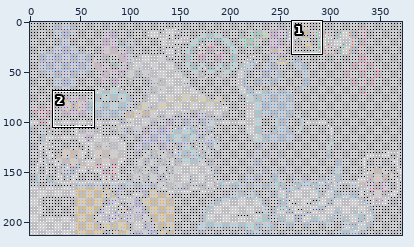
Edited in one commit: sprite sheet (Dotted_Overlay_PNGs/!dotted_BENCH.png). The picture above shows the old version from afar; the outline marks the close-up.
Close-up. The starting point:
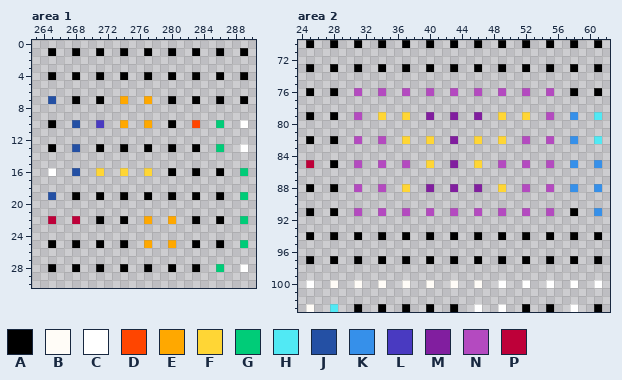
The file is 372x213 pixels. Colours within 5 levels of each other are drawn and written as one. Shown: area 1: x 263..290, y 0..30; area 2: x 24..62, y 70..103. The commit also changed other parts of the picture, which this record leaves out.
Palette (. is transparent): A #000000  B #fffcf7  C #ffffff  D #ff4500  E #ffa800  F #ffd635  G #00cc78  H #51e9f4  J #2450a4  K #3690ea  L #493ac1  M #811e9f  N #b44ac0  P #be0039
Pixels before, area 1, first column x 265:
 1 A..A..A..A..A..A..A..A..A
 2 .........................
 3 .........................
 4 A..A..A..A..A..A..A..A..A
 5 .........................
 6 .........................
 7 J..A..A..E..E..A..A..A..A
 8 .........................
 9 .........................
10 A..J..L..E..E..A..D..G..C
11 .........................
12 .........................
13 A..J..A..A..A..A..A..G..C
14 .........................
15 .........................
16 C..J..F..F..F..A..A..A..G
17 .........................
18 .........................
19 J..A..A..A..A..A..A..A..G
20 .........................
21 .........................
22 P..P..A..A..E..E..A..A..G
23 .........................
24 .........................
25 A..A..A..A..E..E..A..A..G
26 .........................
27 .........................
28 A..A..A..A..A..A..A..G..C
Pixels before, area 2, first column x 25:
 70 A..A..A..A..A..A..A..A..A..A..A..A..A
 71 .....................................
 72 .....................................
 73 A..A..A..A..A..A..A..A..A..A..A..A..A
 74 .....................................
 75 .....................................
 76 A..A..N..N..N..N..N..N..N..N..N..A..A
 77 .....................................
 78 .....................................
 79 A..A..N..F..F..M..M..M..F..F..N..K..H
 80 .....................................
 81 .....................................
 82 A..A..N..N..F..F..M..F..F..N..N..K..H
 83 .....................................
 84 .....................................
 85 P..A..N..N..N..F..M..F..N..N..N..K..K
 86 .....................................
 87 .....................................
 88 A..A..N..N..F..M..M..M..F..N..N..K..K
 89 .....................................
 90 .....................................
 91 A..A..N..N..N..N..N..N..N..N..N..A..K
 92 .....................................
 93 .....................................
 94 A..A..A..A..A..A..A..A..A..A..A..A..A
 95 .....................................
 96 .....................................
 97 A..A..A..A..A..A..A..A..A..A..A..A..A
 98 .....................................
 99 .....................................
100 C..B..B..B..B..B..B..B..C..C..C..C..C
101 .....................................
102 .....................................
103 B..H..A..A..A..A..A..C..C..A..A..C..A
The result:
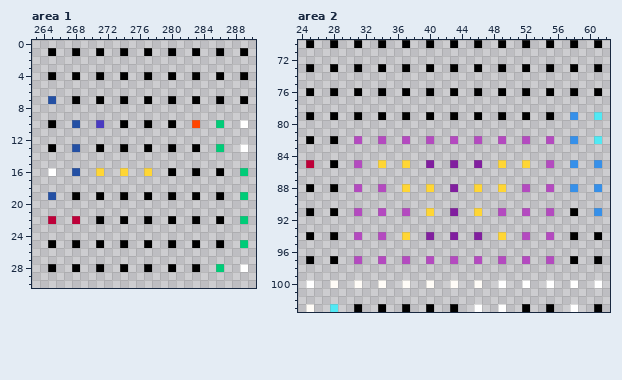
Diff:
Area 1:
Colour E gives way to colour A in row 7 at x 274 and 277; in row 10 at x 274 and 277; in row 22 at x 277 and 280; in row 25 at x 277 and 280.
Area 2:
Colour F gives way to colour A in row 79 at x 34, 37, 49 and 52.
Colour M gives way to colour A in row 79 at x 40, 43 and 46.
Colour N gives way to colour A in row 76 at x 31, 34, 37, 40, 43, 46, 49, 52 and 55; in row 79 at x 31 and 55.
Colour A gives way to colour F in row 94 at x 37 and 49.
Colour M gives way to colour F in row 88 at x 40 and 46.
Colour N gives way to colour F in row 85 at x 34, 37, 49 and 52; in row 91 at x 40 and 46.
Colour A gives way to colour M in row 94 at x 40, 43 and 46.
Colour F gives way to colour M in row 85 at x 40 and 46.
Colour N gives way to colour M in row 91 at x 43.
Colour A gives way to colour N in row 94 at x 31, 34, 52 and 55; in row 97 at x 31, 34, 37, 40, 43, 46, 49, 52 and 55.
Colour F gives way to colour N in row 82 at x 37, 40, 46 and 49.
Colour M gives way to colour N in row 82 at x 43.
Changed places in both close-ups, as pixel boxes (x1, y1, x2, y2):
changed: (120, 96, 152, 128)
changed: (144, 216, 176, 248)
changed: (354, 88, 554, 264)
